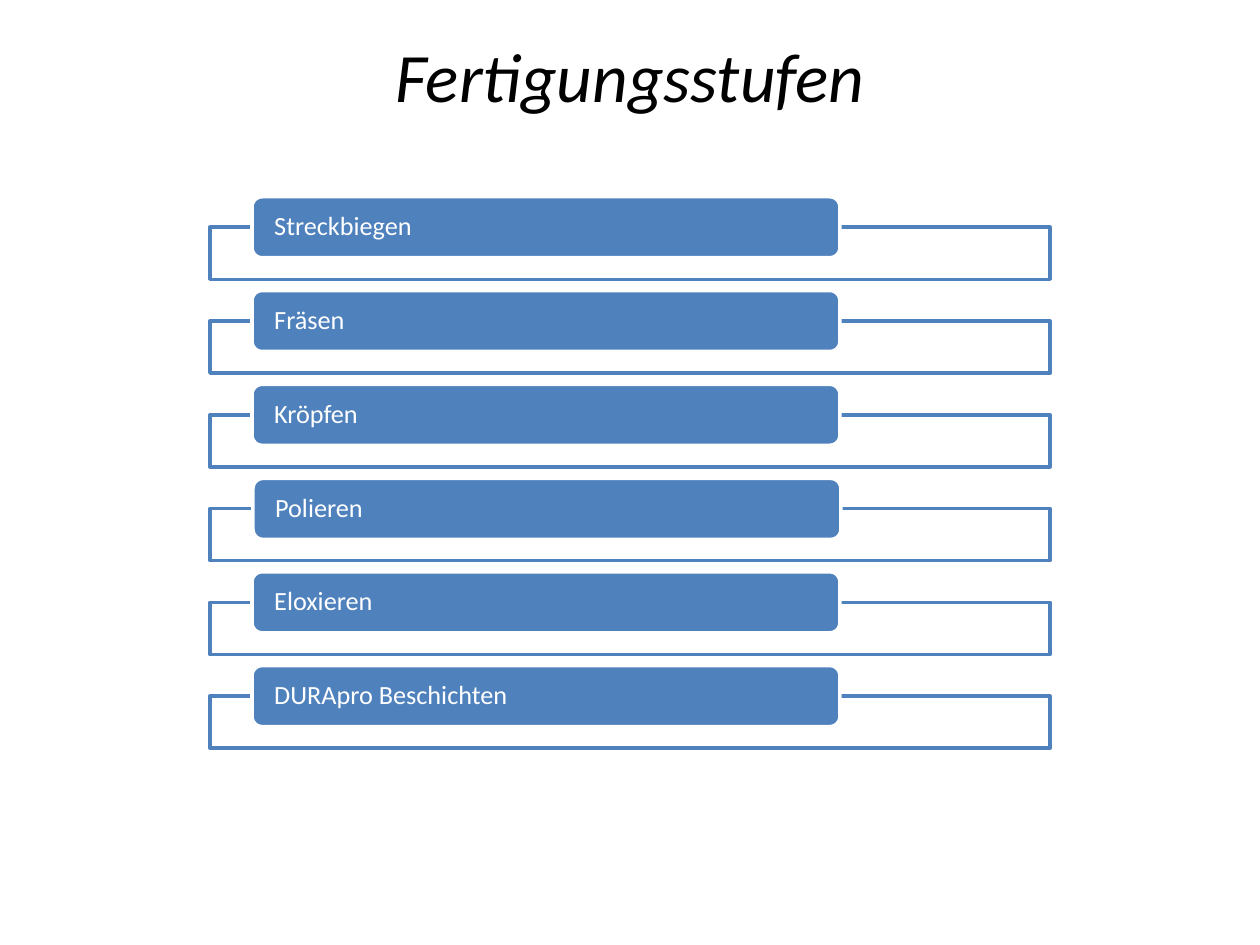
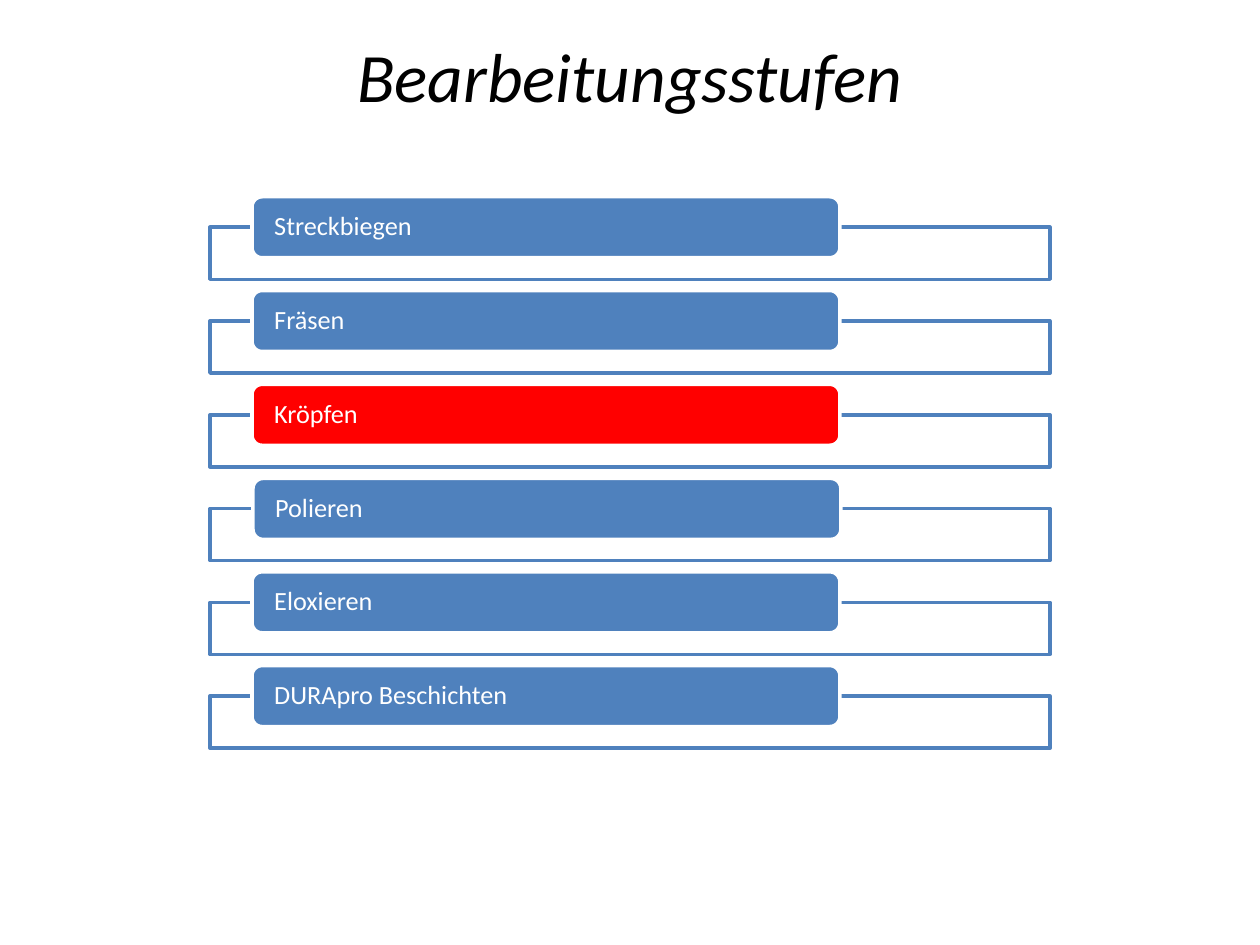
Before and after one commit to Benedikt2013/bacpraesent, a slide deck: slide 6 of PräsentationBachelorarbeitKaffanke.pptx. Drawn at 1260x945 pixels with LibreOffice and Linux fonts; fonts in the diff are those of the drawing. Boxes give left, top, right and bottom in pixels: in the first picture for what was removed or moved away, otherwise in the second. Text is boxed around its words. In the diff, an @@ line names an element or a change of style, - is before the commit and + after.

```diff
--- a/PräsentationBachelorarbeitKaffanke.pptx
+++ b/PräsentationBachelorarbeitKaffanke.pptx
@@ title at [357, 54, 902, 114]: text changed @@
-Fertigungsstufen
+Bearbeitungsstufen
@@ rounded rectangle at [252, 384, 840, 445]: fill #4F81BD to #FF0000 @@
```
Also in this commit, not shown: 7 slides added, 5 other files.
